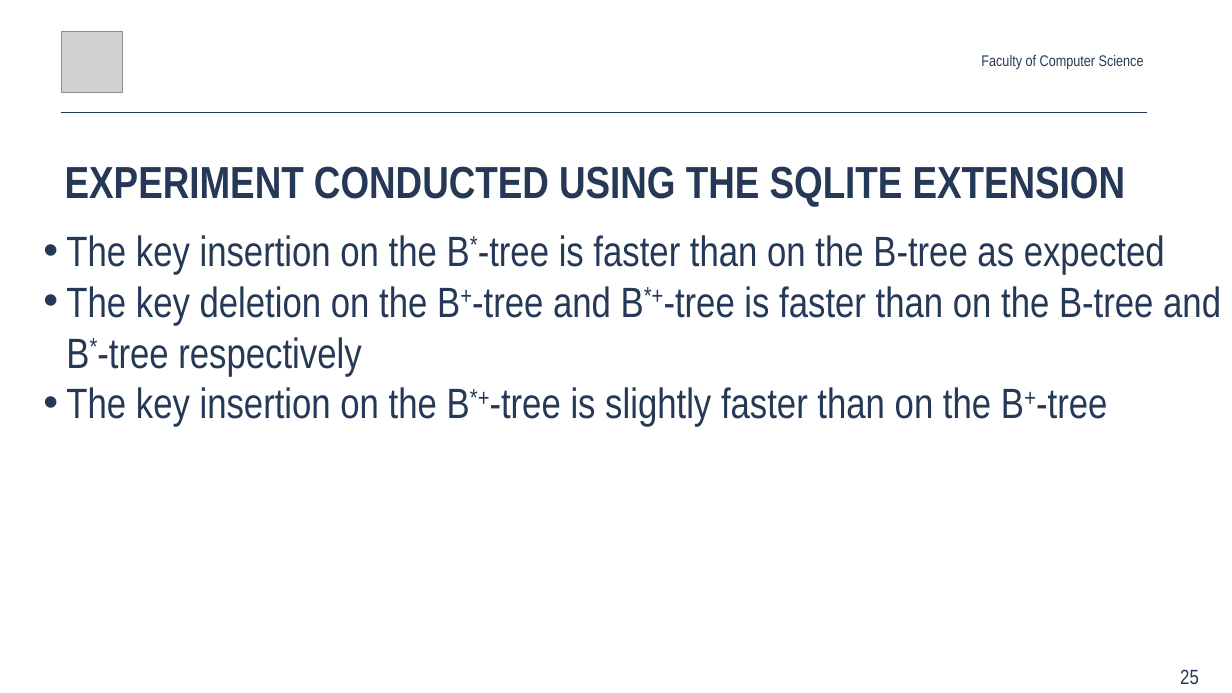
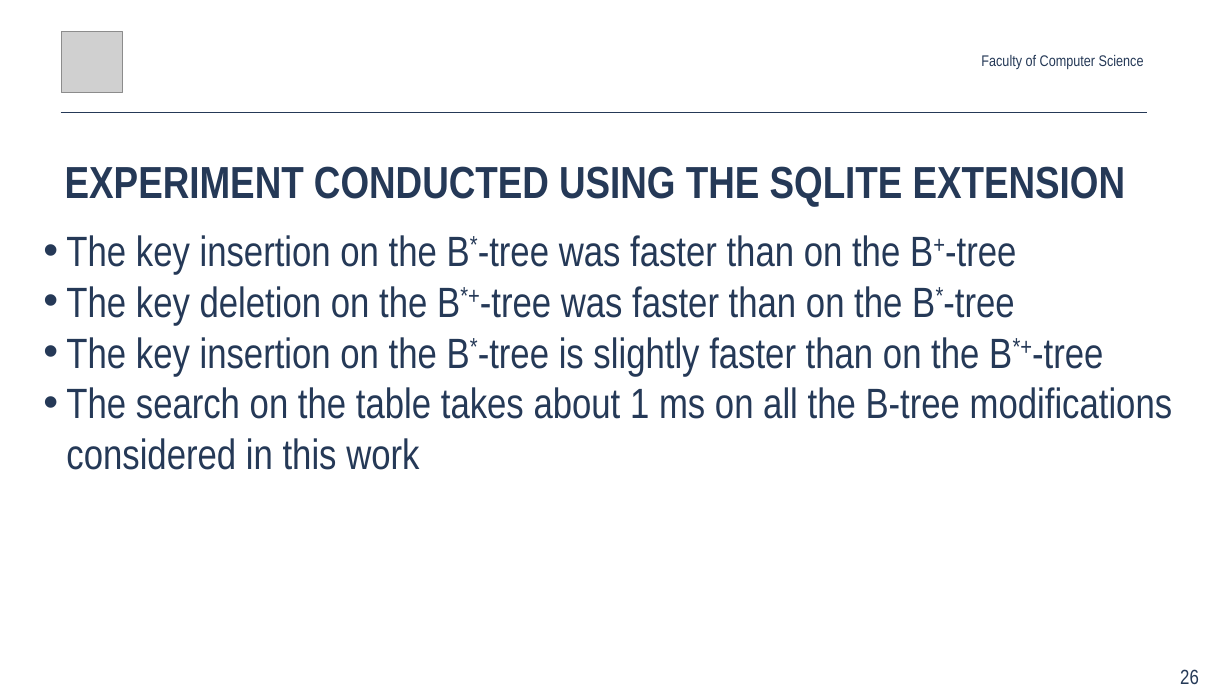
Before and after one commit to Glost/btrees_2019, a slide deck: slide 26 of root/docs/slides/Anton_Rigin_SYRCoSE_2019.pptx (slide 25 before the commit). Drawn at 1232x693 pixels with LibreOffice and Linux fonts; fonts in the diff are those of the drawing; grey boxes stand for pictures. Boxes give left, top, right and bottom in pixels: in the first picture for what was removed or moved away, otherwise in the second. Text is boxed around its words. In the diff, an @@ line names an element or a change of style, - is before the commit and + after.

```diff
--- a/root/docs/slides/Anton_Rigin_SYRCoSE_2019.pptx
+++ b/root/docs/slides/Anton_Rigin_SYRCoSE_2019.pptx
@@ text at (x1=66, y1=235, x2=1173, y2=470): text changed @@
-• The key insertion on the B*-tree is faster than on the B-tree as expected
-• The key deletion on the B+-tree and B*+-tree is faster than on the B-tree and B*-tree respectively
-• The key insertion on the B*+-tree is slightly faster than on the B+-tree
+• The key insertion on the B*-tree was faster than on the B+-tree
+• The key deletion on the B*+-tree was faster than on the B*-tree
+• The key insertion on the B*-tree is slightly faster than on the B*+-tree
+• The search on the table takes about 1 ms on all the B-tree modifications considered in this work
@@ page number at (x1=1180, y1=669, x2=1199, y2=684): text changed @@
-25
+26
```
Also in this commit, not shown: 8 other slides changed, 1 slide added, 1 other file.
